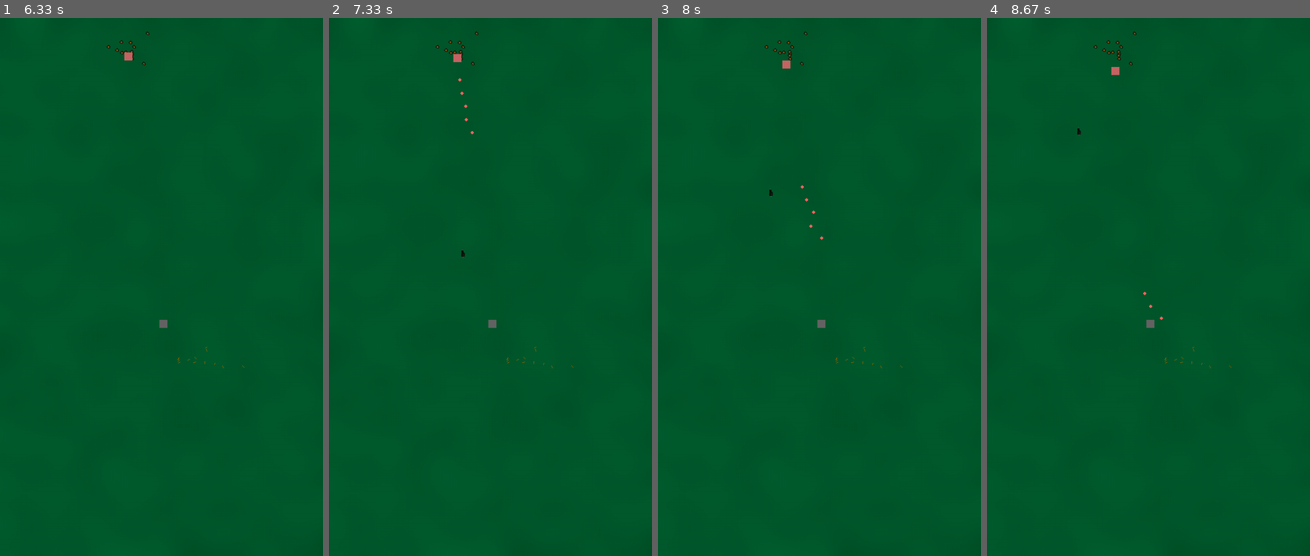
Above: before the commit, frames 1-4 (left to right).
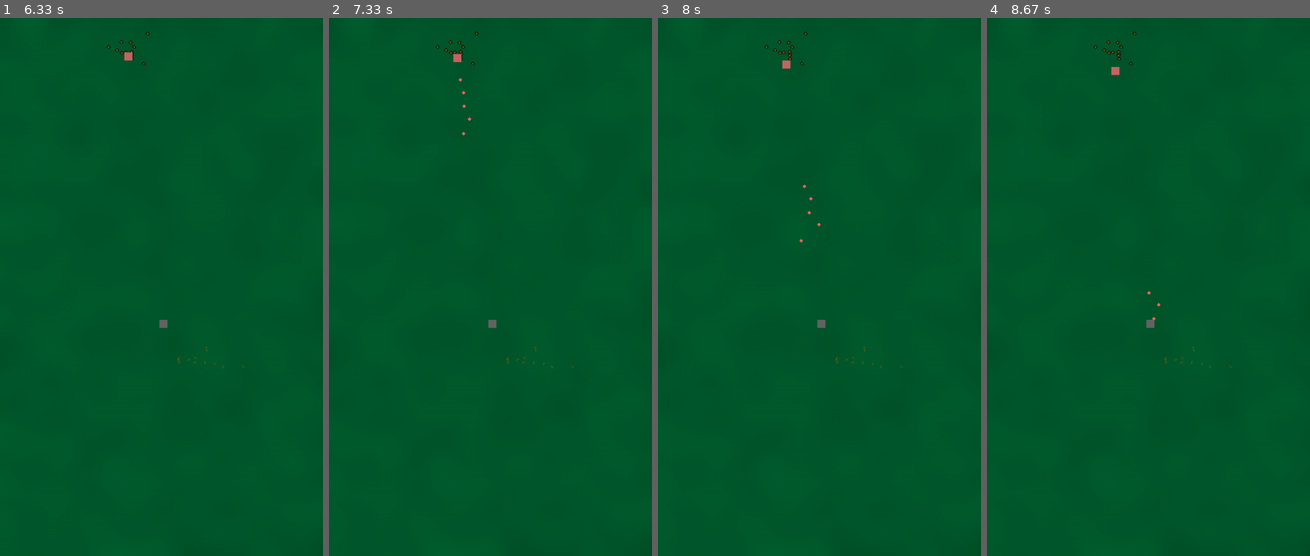
Above: after the commit, the same moments.

Repository: SNIPRS/mnb_halo
Game: pygame game, started from main.py
The game is run twice, just before and just after one commit, with the same random seed, the same clock (stepped at 60 frames per second) and the same inputs.
Inputs (mouse positions are in pixels of both pictures, inside the frame that each line leads up to):
- Up to frame 1 (6.33 s): click (164, 453) at 0.38 s; click (161, 324) at 0.72 s
- Up to frame 2 (7.33 s): no input
- Up to frame 3 (8 s): no input
- Up to frame 4 (8.67 s): no input

Frame 1 is identical in both runs. In frame 2, less than 0.1% of the frame differs, in the area x 40-45%, y 11-45%; in frame 3, less than 0.1%, in the area x 34-52%, y 31-42%; in frame 4, less than 0.1%.

Commit message:
grenade sparks

Diff:
--- a/sprite/projectile.py
+++ b/sprite/projectile.py
@@ -6,7 +6,7 @@
 
 import G
 from sprite.decal import BulletImpact
-from utils import displacement, rect_center, distance
+from utils import displacement, rect_center, distance, random_sample_circle
 
 class Projectile(pygame.sprite.Sprite):
     def __init__(self, start: Tuple[float, float], end: Optional[Tuple[float, float]] = None,
@@ -17,6 +17,7 @@
         self.initial_delay = initial_delay
         self.dmg = 0
         self.r = 1
+        self.impact_type = None
 
     def frame(self):
         if self.initial_delay <= 0:
@@ -25,6 +26,12 @@
         if self.initial_delay <= -2:
             self.kill()
 
+    def apply(self):
+        self._apply_impact()
+        self._damage()
+        self.done = True
+        self.kill()
+
     def _damage(self):
         for c in G.CHARS_ALL:
             c.hit(self.end, self.dmg)
@@ -33,8 +40,13 @@
         for c in G.CHARS_ALL:
             d = distance((c.x, c.y), self.end)
             if d < self.r:
-                c.hit(self.end, int(self.dmg*(1-d/(self.r+1))))
-
+                c.hit((c.x, c.y), int(self.dmg*(1-d/(self.r+1))))
+
+    def _apply_impact(self):
+        if self.impact_type == 'bullet':
+            _, dx, dy = displacement(self.start, self.end)
+            impact = BulletImpact(self.end, (dx, dy))
+            G.DECALS.add(impact)
 
 class ProjectileBullet(Projectile):
     def __init__(self, start: Tuple[float, float], end: Tuple[float, float], initial_delay: int=0):
@@ -44,13 +56,12 @@
         self.width = 1
         self.dmg = 10
         self.done = False
+        self.impact_type = 'bullet'
 
     def apply(self):
         pygame.draw.line(G.WINDOW, (255, 255, 255), self.start, self.end, 2)
         pygame.draw.line(G.WINDOW, self.colour, self.start, self.end, self.width)
-        _, dx, dy = displacement(self.start, self.end)
-        impact = BulletImpact(self.end, (dx, dy))
-        G.DECALS.add(impact)
+        self._apply_impact()
         self._damage()
         self.done = True
 
@@ -60,6 +71,7 @@
         self.colour = (255, 234, 0)
         self.width = 1
         self.dmg = 20
+        self.impact_type = 'bullet'
 
 class ProjectileBolt(Projectile):
     def __init__(self, start: Tuple[float, float], end: Tuple[float, float], initial_delay: int=0):
@@ -84,9 +96,27 @@
             self.y += self.dy * self.speed
         else:
             pygame.draw.circle(G.WINDOW, self.colour, self.end, self.drawr)
+            self._apply_impact()
             self._damage()
             self.done = True
             self.kill()
+
+class ProjectileSpark(ProjectileBolt):
+    def __init__(self, start, end = None, initial_delay = 0):
+        super().__init__(start, end, initial_delay)
+        self.dmg = 0
+        self.colour = (200, 200, 100)
+        self.drawr = 1
+        self.speed = randint(5, 20)
+        dis, self.dx, self.dy = displacement(start, end)
+        self.apply_frames = ceil(dis/self.speed)
+
+class ProjectileShrapnel(ProjectileSpark):
+    def __init__(self, start, end = None, initial_delay = 0):
+        super().__init__(start, end, initial_delay)
+        self.dmg = randint(5, 25)
+        self.colour = (100, 100, 100)
+        self.impact_type = 'bullet'
 
 class ProjectileFragGrenade(Projectile):
     def __init__(self, start: Tuple[float, float], end: Tuple[float, float], initial_delay: int=0):
@@ -94,18 +124,19 @@
         print('grenade')
         self.theta = randint(-180, 180) # Degrees
         self.omega = randint(int(-360 * 4 / G.FPS), int(360 * 4 / G.FPS))
-        self.dmg = 300 + randint(-100, 100)
+        self.dmg = 100 + randint(-25, 100)
         self.x, self.y = start
         self.end = end
-        self.r = 2 * G.UNIT
-        self.n_frag = randint(3, 8)
-        self.n_spark = randint(6, 10)
+        self.r = 5 * G.UNIT
+        self.fragr = 2 * self.r
+        self.n_frag = randint(3, 6)
+        self.n_spark = randint(2, 4)
 
         fpath = 'assets/weapons/grenade.png'
         self.max_img = pygame.transform.smoothscale(pygame.image.load(fpath).convert_alpha(), (20, 20))
         self.img = self.max_img.copy()
 
-        self.speed = 3
+        self.speed = 6
         dis, self.dx, self.dy = displacement(start, end)
         self.apply_frames = ceil(dis/self.speed)
 
@@ -123,8 +154,20 @@
         else:
             G.WINDOW.blit(self.img, self.end)
             self._r_damage()
-            self.done = True
-            self.kill()
+            self._apply_impact()
+            self._create_fragments()
+            self.done = True
+            self.kill()
+
+    def _create_fragments(self):
+        for _ in range(self.n_frag):
+            dst = random_sample_circle(self.end, self.fragr)
+            proj = ProjectileShrapnel(self.end, dst)
+            G.FIRING_EFFECTS.add(proj)
+        for _ in range(self.n_spark):
+            dst = random_sample_circle(self.end, self.fragr)
+            proj = ProjectileSpark(self.end, dst)
+            G.FIRING_EFFECTS.add(proj)
 
 
 class ProjectileTracking(Projectile):
@@ -166,6 +209,7 @@
             self.x, self.y = self.end
             pygame.draw.circle(G.WINDOW, self.colour, (self.x, self.y), self.drawr)
             self._damage()
+            self._apply_impact()
             self.done = True
             self.kill()
             return
--- a/utils.py
+++ b/utils.py
@@ -1,6 +1,6 @@
 import pygame
 import sys
-import random
+from random import uniform
 import numpy as np
 from typing import Tuple
 
@@ -24,3 +24,11 @@
 
 def theta(start: Tuple[float, float], end: Tuple[float, float]) -> float:
     return np.arctan2((start[1] - end[1]), (start[0] - end[0]))
+
+def random_sample_circle(pos: Tuple[float, float], r: float) -> Tuple[float, float]:
+    theta = uniform(0, 2 * np.pi)
+    # Not a uniform sampler !
+    d = r * uniform(0, 1)
+    x = d * np.cos(theta) + pos[0]
+    y = d * np.sin(theta) + pos[1]
+    return (x, y)
--- a/weapons/weapon.py
+++ b/weapons/weapon.py
@@ -179,7 +179,8 @@
 class WeapFragGrenade(Weapon):
     def __init__(self):
         super().__init__()
-        self.error = 20
+        self.error = 12
+        self.safe_d = G.UNIT * 8
 
     def frame(self, start: Optional[Tuple[float, float]] = None, end: Optional[Tuple[float, float]] = None):
         # Give a start and end when you want to fire a grenade
--- a/weapons/weapon_manager.py
+++ b/weapons/weapon_manager.py
@@ -3,14 +3,14 @@
 from random import randint, random
 
 import G
-from weapons.weapon import Weapon
+from weapons.weapon import *
 from weapons.spotter import Spotter
 from sprite.character import Character
 from utils import rect_center, theta
 
 class WeaponManager:
     # Handles firing weapons and spotting
-    def __init__(self, attached: Character, weapon: Weapon, grenade: Weapon = None):
+    def __init__(self, attached: Character, weapon: Weapon, grenade: WeapFragGrenade = None):
         self.attached = attached
         self.spotter = Spotter(attached)
         self.weapon = weapon
@@ -24,14 +24,15 @@
         self.firing_pos = None
 
         self.grenade = grenade
-        self.grenade_prob = 0.25 / G.FPS # probability every second of throwing
+        self.grenade_prob = 0.05 / G.FPS # probability every second of throwing
 
     def frame(self):
         self.current_target = self.spotter.frame()
         if self.current_target:
             self.firing_pos = rect_center(self.current_target.rect)
 
-            if self.grenade and random() <= self.grenade_prob:
+            if self.grenade and random() <= self.grenade_prob and distance(self.firing_pos,
+                (self.attached.x, self.attached.y)) > self.grenade.safe_d:
                 self.grenade.frame((self.attached.x, self.attached.y), self.firing_pos)
 
             self.acquisition_timer -= 1
